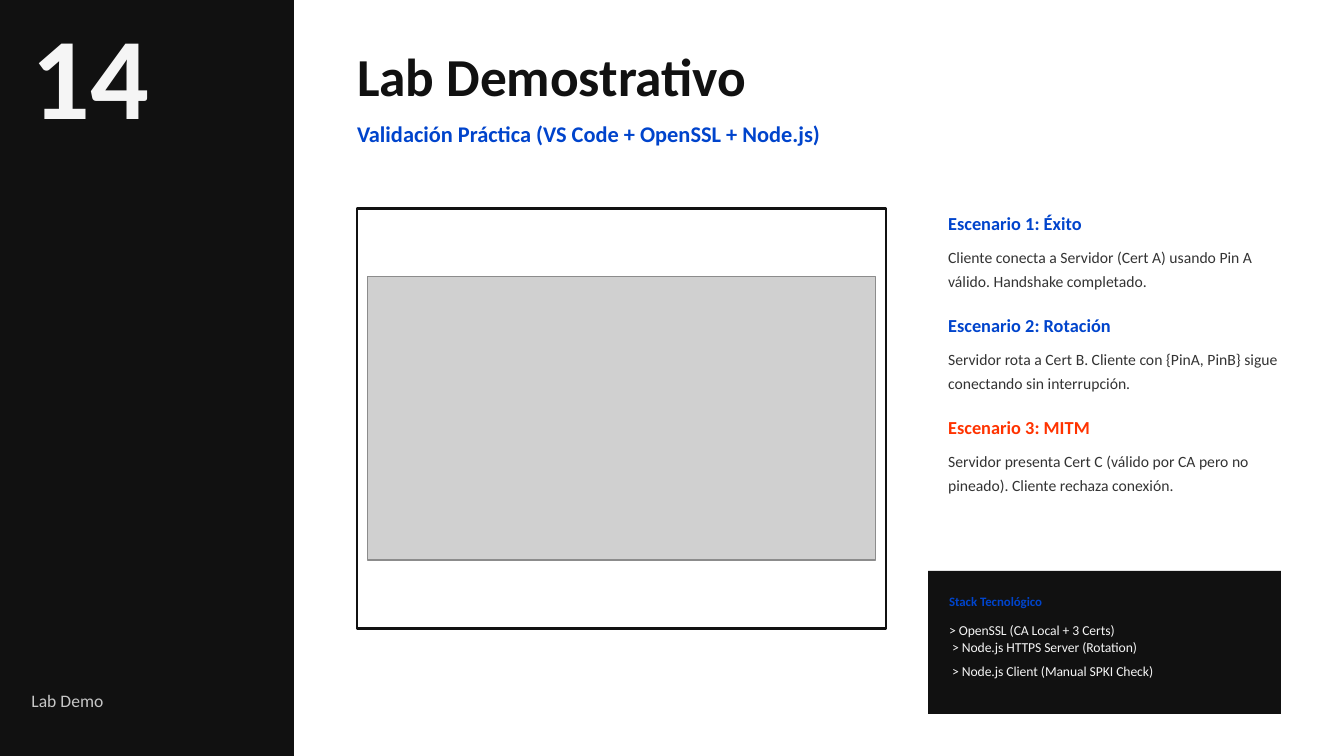
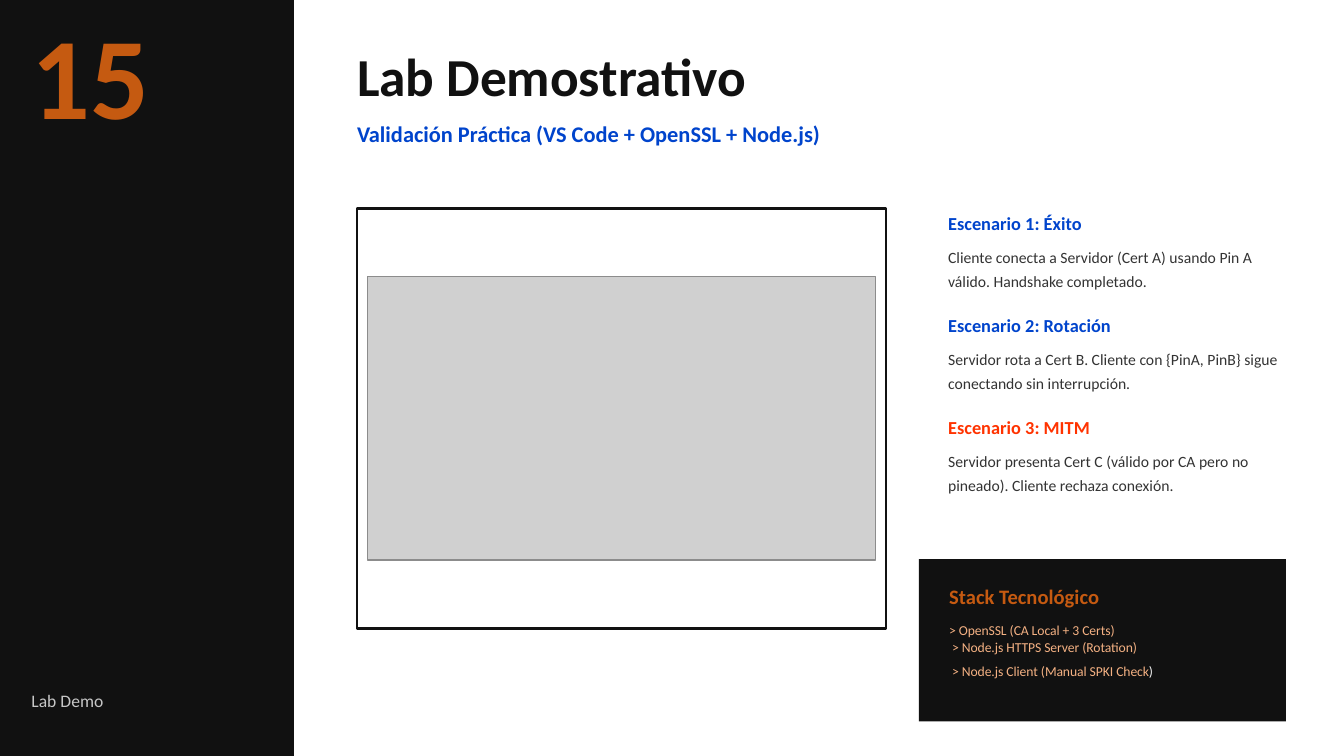
Before and after one commit to pcanelo/spki-pinning-lab, a slide deck: slide 16 of Certificate_Pinning_en_Banca_Arquitectura_y_Operación_2026.pptx (slide 14 before the commit). Drawn at 1344x756 pixels with LibreOffice and Linux fonts; fonts in the diff are those of the drawing; grey boxes stand for pictures; background and template pictures are left out. Boxes give left, top, right and bottom in pixels: in the first picture for what was removed or moved away, otherwise in the second. Text is boxed around its words. In the diff, an @@ line names an element or a change of style, - is before the commit and + after.

```diff
--- a/Certificate_Pinning_en_Banca_Arquitectura_y_Operación_2026.pptx
+++ b/Certificate_Pinning_en_Banca_Arquitectura_y_Operación_2026.pptx
@@ text at box(31, 43, 148, 120): text changed; text colour #F5F5F5 to #C55A11 @@
-14
+15
@@ rectangle: place and size @@
-rectangle at box(929, 571, 1281, 714)
+rectangle at box(919, 559, 1286, 722)
@@ text "Stack Tecnológico" at box(949, 589, 1099, 608): size 6.8 to 11 pt, text colour #0044CC to #C55A11 @@
@@ text "> OpenSSL (CA Local + ..." at box(959, 625, 1153, 679): text colour #F5F5F5 to #F4B183 @@
```
Also in this commit, not shown: 14 other slides changed, 3 slides added, 1 other file.
